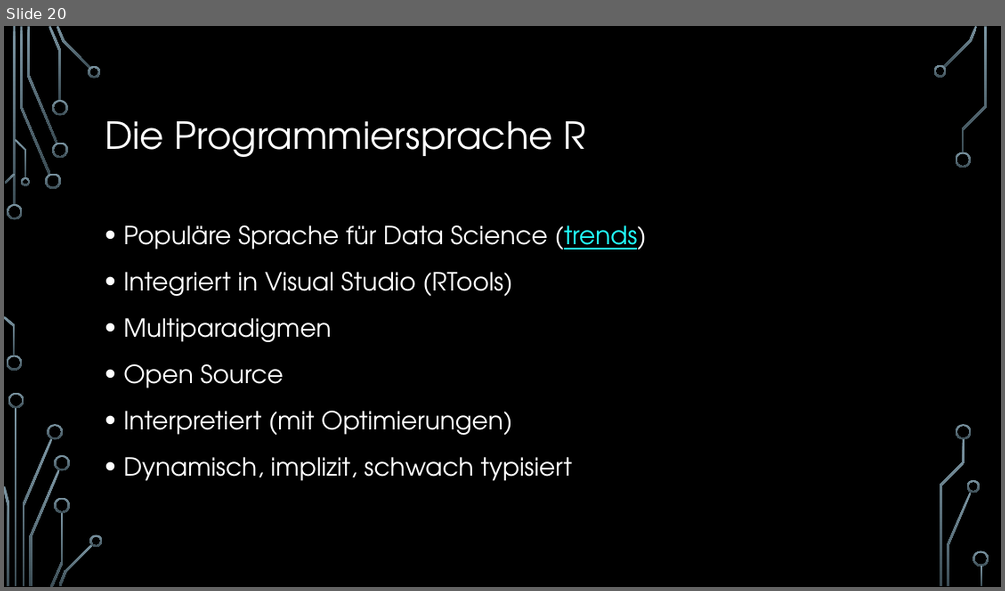
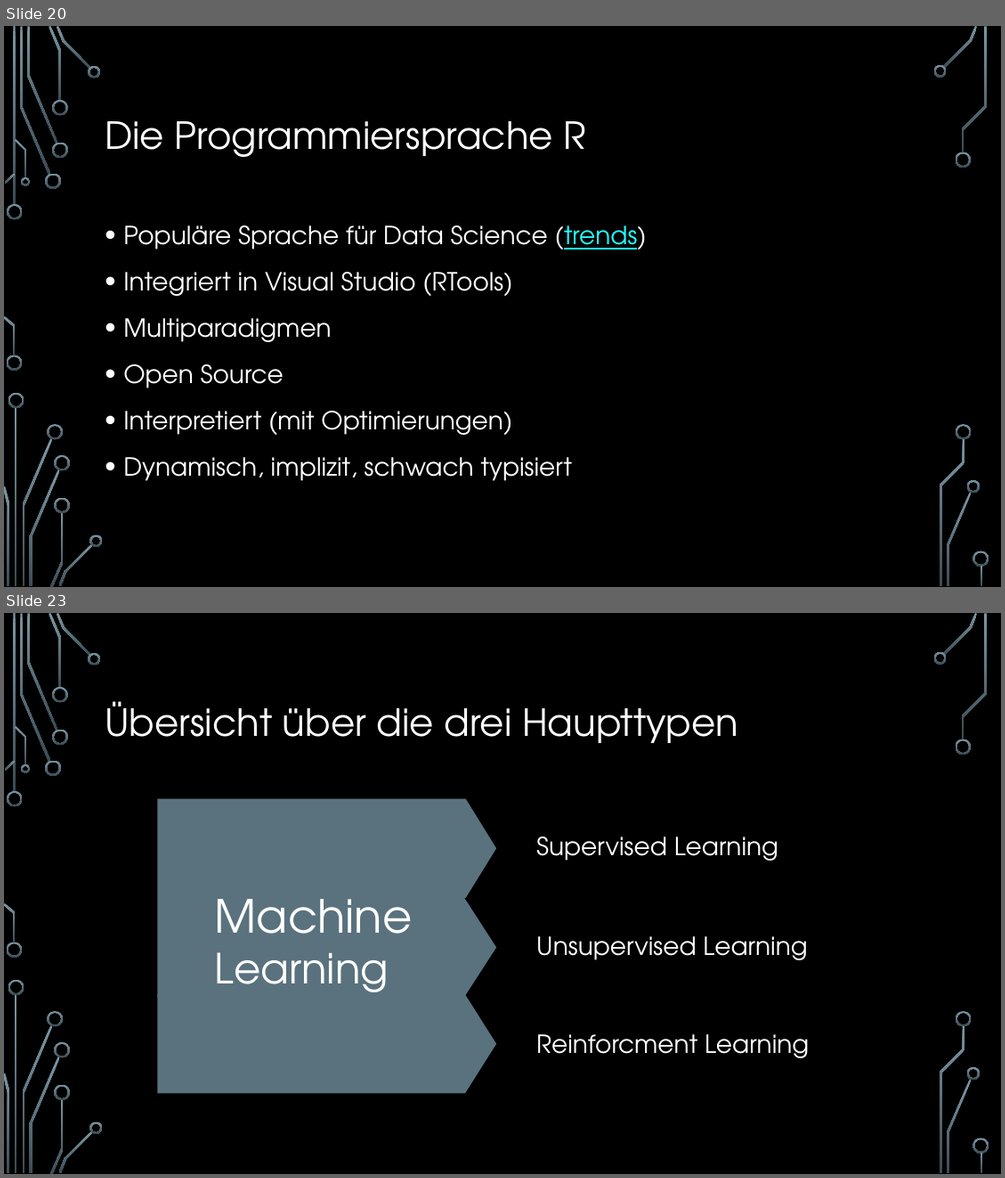
Before and after one commit to hacpro/introduction-machine-learning, a slide deck: presentation.pptx. Shown one above the other, each under a label of ours: slide 20 before the commit, slides 20 and 23 after it; the slides between them are not shown. The pictures are 1005x591 and 1005x1178 pixels, drawn with LibreOffice and Linux fonts; fonts in the diff are those of the drawing; background and template pictures are left out. Boxes give left, top, right and bottom in pixels: in the first picture for what was removed or moved away, otherwise in the second. Text is boxed around its words. In the diff, an @@ line names an element or a change of style, - is before the commit and + after.

```diff
--- a/presentation.pptx
+++ b/presentation.pptx
@@ slide 23 added at <box>4,613,1001,1174</box>, background picture (left out); not listed: 36 template elements that a slide beside it also shows @@
@@ title added at <box>105,701,738,743</box>, 36 pt, text #FFFFFF @@
+Übersicht über die drei Haupttypen
@@ pentagon arrow added at <box>157,798,496,897</box>, fill #59727E @@
@@ text added at <box>536,836,778,860</box>, 24 pt, text #FFFFFF @@
+Supervised Learning
@@ pentagon arrow added at <box>157,898,496,997</box>, fill #59727E @@
@@ text added at <box>215,899,413,992</box>, 40 pt, text #FFFFFF @@
+Machine
+Learning
@@ text added at <box>536,936,807,960</box>, 24 pt, text #FFFFFF @@
+Unsupervised Learning
@@ pentagon arrow added at <box>157,995,496,1093</box>, fill #59727E @@
@@ text added at <box>536,1034,809,1058</box>, 24 pt, text #FFFFFF @@
+Reinforcment Learning
```
Also in this commit, not shown: 3 slides changed, 6 other slides added, 3 other files.
